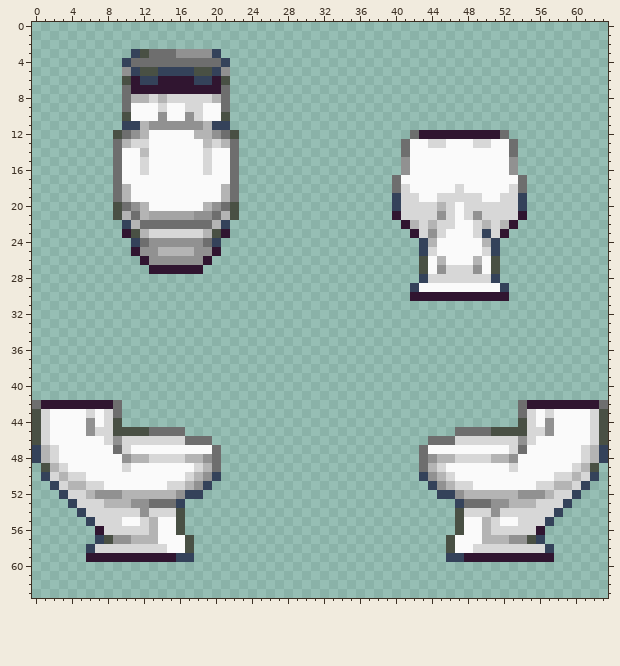
A pixel-art sprite gets an edit: Resources/Textures/Structures/Furniture/toilet.rsi/open_toilet_seat_down.png. Above is the file before it was changed.
The file is 64x64 pixels. Colours within 5 levels of each other are drawn and written as one. The old version is drawn lined up with the new one.
Now the later version:
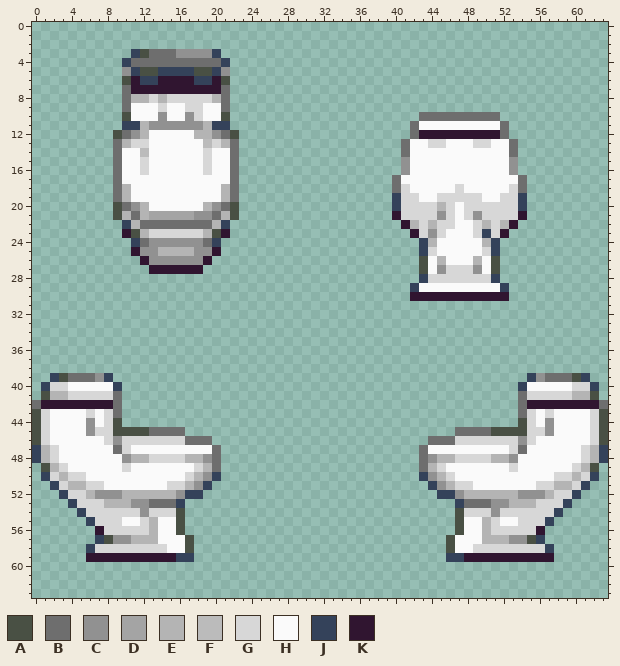
Palette (. is transparent): A #495044  B #6e6e6e  C #919191  D #a4a4a4  E #b4b4b4  F #bbbbbb  G #d7d7d7  H #fafafa  J #34425a  K #301530
From old to new:
drawings rearranged on the sheet (the old picture shows each at its new place)
Colour A is added in row 39 at x 3 and 60; in row 41 at x 1 and 62.
Colour B is added in row 10 at x 43 to 51; in row 11 at x 42 and 52; in row 39 at x 4 to 6 and 57 to 59; in row 41 at x 9 and 54.
Colour C is added in row 39 at x 7 and 56.
Colour E is added in row 41 at x 2 to 3 and 60 to 61.
Colour G is added in row 40 at x 2 to 3 and 60 to 61; in row 41 at x 4 to 8 and 55 to 59.
Colour H is added in row 11 at x 43 to 51; in row 40 at x 4 to 8 and 55 to 59.
Colour J is added in row 39 at x 2, 8, 55 and 61; in row 40 at x 1, 9, 54 and 62.
Pixel boxes of the changes (left, top, right, bottom) in both pictures:
added: (410, 112, 509, 130)
added: (41, 373, 122, 400)
added: (518, 373, 599, 400)
